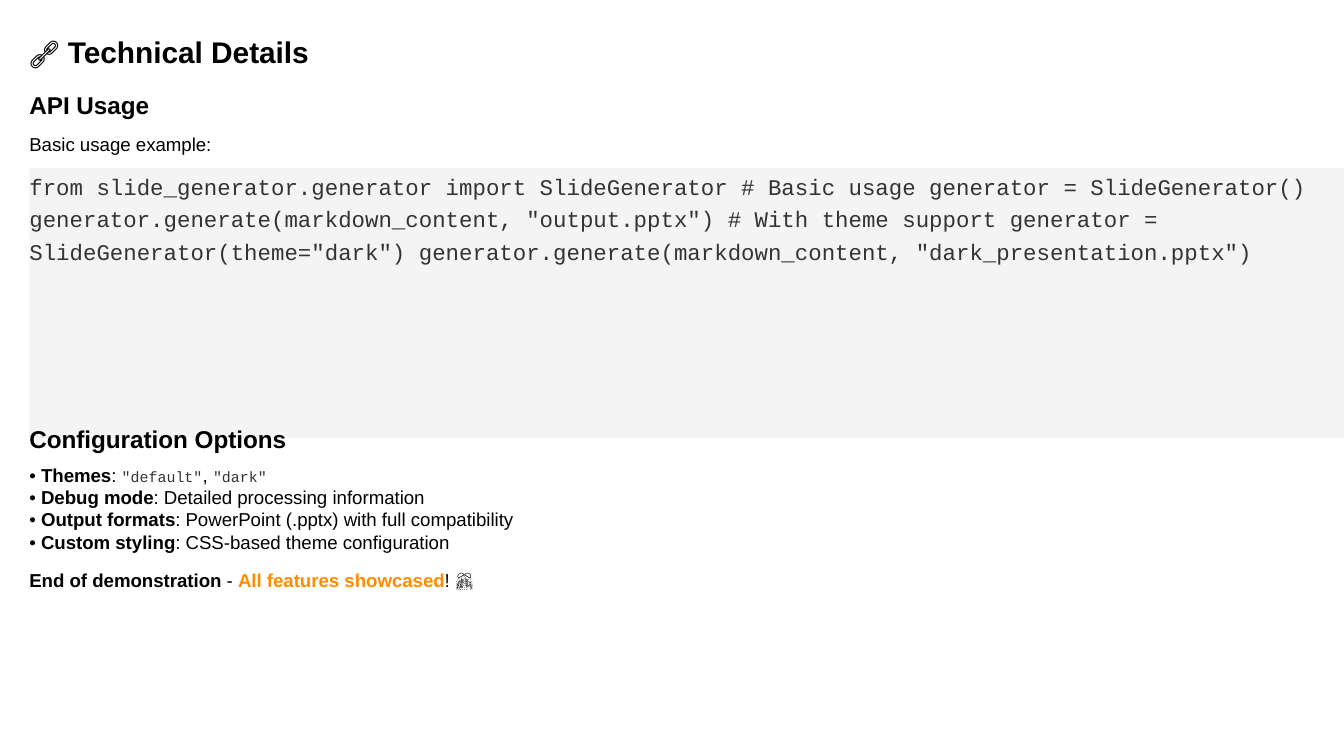
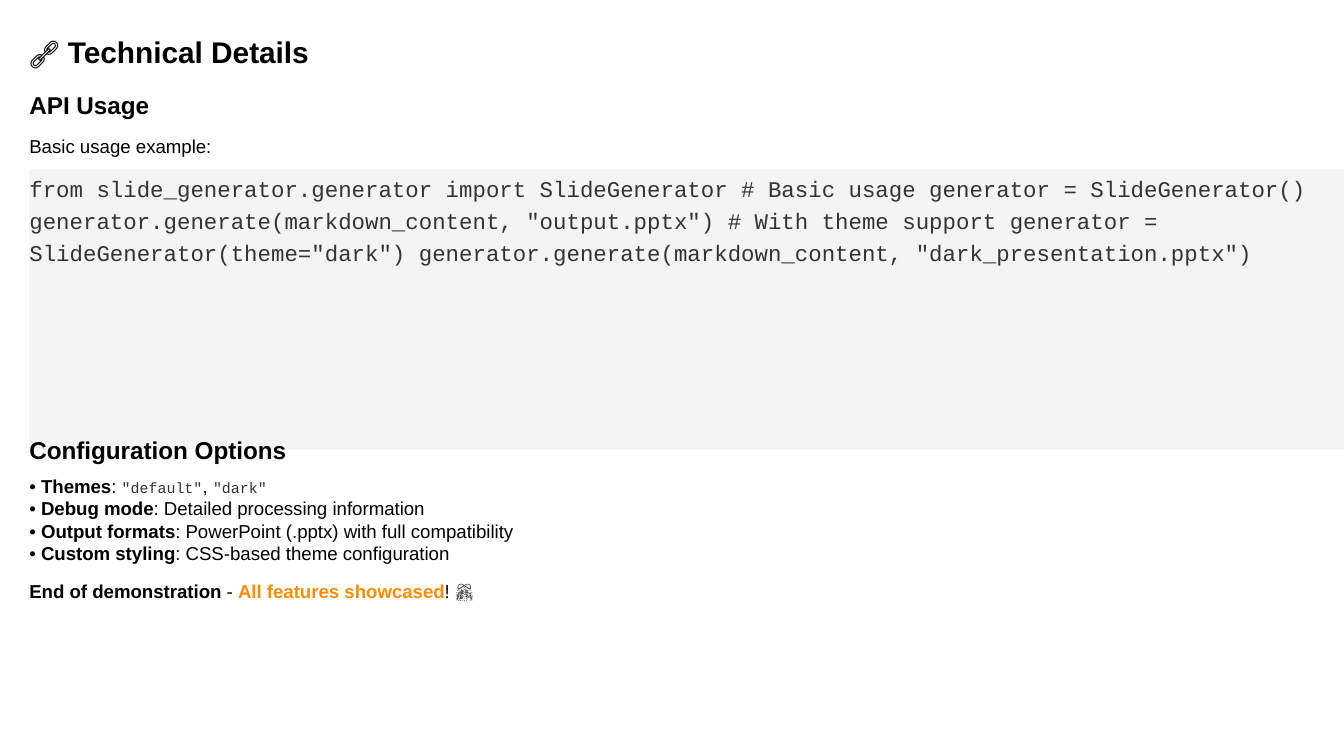
Before and after one commit to louisazhou/slidegenerator, a slide deck: slide 17 of output/comprehensive_demo_default.pptx (slide 14 before the commit). Drawn at 1344x756 pixels with LibreOffice and Linux fonts; fonts in the diff are those of the drawing. Boxes give left, top, right and bottom in pixels: in the first picture for what was removed or moved away, otherwise in the second. Text is boxed around its words. In the diff, an @@ line names an element or a change of style, - is before the commit and + after.

```diff
--- a/output/comprehensive_demo_default.pptx
+++ b/output/comprehensive_demo_default.pptx
@@ rectangle "from slide_generator.generator import SlideGenerator # ...": place and size @@
-rectangle "from slide_generator.generator import SlideGenerator # ..." at (30,168,1344,438)
+rectangle "from slide_generator.generator import SlideGenerator # ..." at (30,169,1344,449)
@@ 3 texts: place and size @@
-3 texts at (29,430,513,588)
+3 texts at (29,441,513,599)
```
Also in this commit, not shown: 8 other slides changed, 3 slides added, 22 other files.
